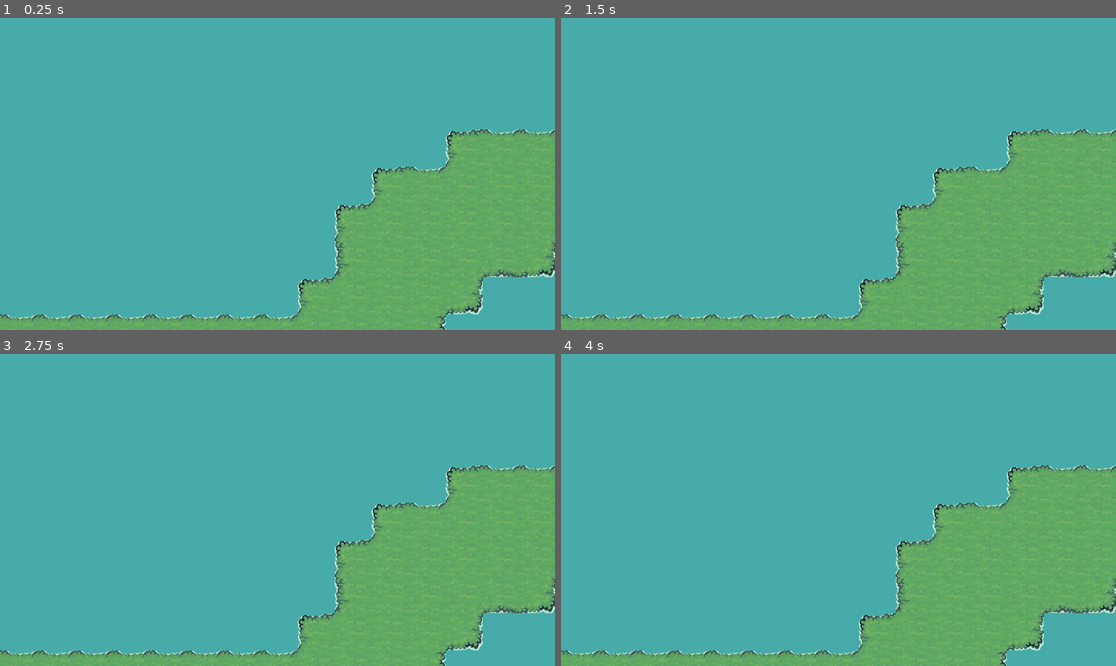
Above: before the commit, frames 1-4 (two rows, left to right).
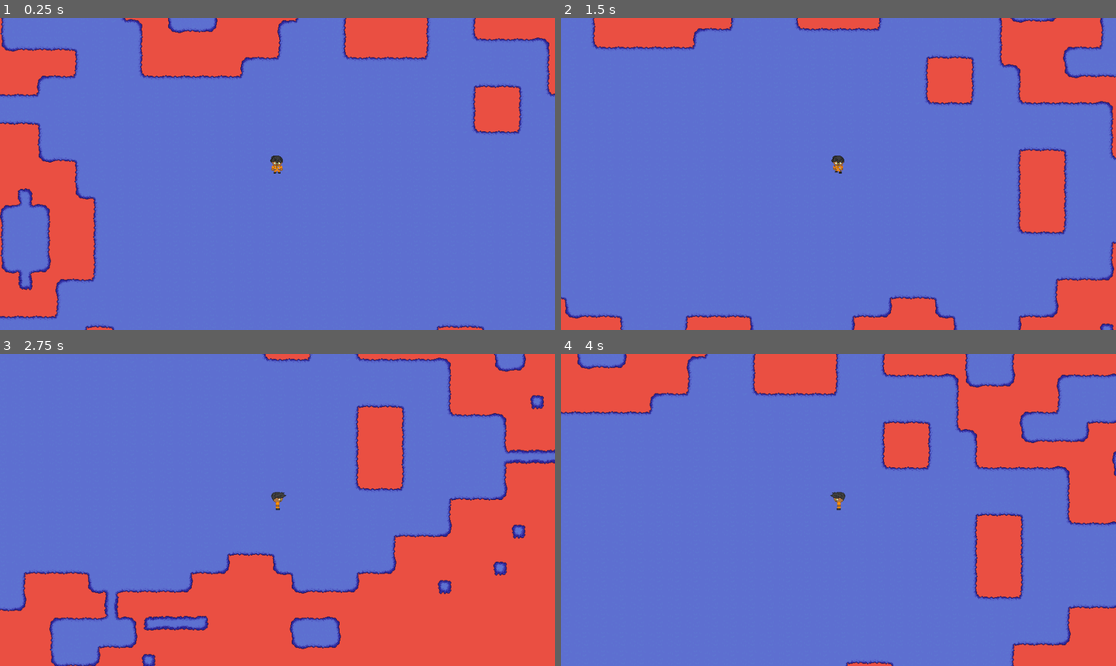
Above: after the commit, the same moments.

Repository: JeremelleV/C230-Nighthawks
Game: Godot game, scene res://scenes/overworld/zone_1_start.tscn
Same seed, same stepped clock (60 frames per second), same inputs: the game is played once before the commit and once after it. Before the commit the project starts from res://scenes/overworld/test_map_2.tscn.
Inputs:
- Up to frame 1 (0.25 s): no input
- Up to frame 2 (1.5 s): tap Enter (ui_accept) at 0.5, 0.77 s; hold D (right) 0.53-1.28 s; tap T at 0.6, 1.35 s; hold S (down) from 1.28 s (still down)
- Up to frame 3 (2.75 s): tap Enter (ui_accept) at 1.52 s; release S (down) at 2.03 s; hold D (right) from 2.03 s (still down); tap T at 2.1 s
- Up to frame 4 (4 s): release D (right) at 2.78 s; hold W (up) 2.78-3.53 s; tap T at 2.85, 3.6 s; tap Enter (ui_accept) at 3.02, 3.77 s; hold A (left) from 3.53 s (still down)

The runs differ from the first frame. In frame 1, 100% of the frame differs, in the area x 0-100%, y 0-100%; in frame 2, 100%; in frame 3, 100%; in frame 4, 100%.

Commit message:
add audios

Diff:
--- a/project.godot
+++ b/project.godot
@@ -11,7 +11,7 @@
 [application]
 
 config/name="Red Dominion"
-run/main_scene="uid://uf7pn5np4hs7"
+run/main_scene="uid://bjups5w777d4j"
 config/features=PackedStringArray("4.6", "GL Compatibility")
 config/icon="res://icon.svg"
 config/run/main_scene="res://scenes/main/TestScene.tscn"
Not shown, changed: .gitattributes
